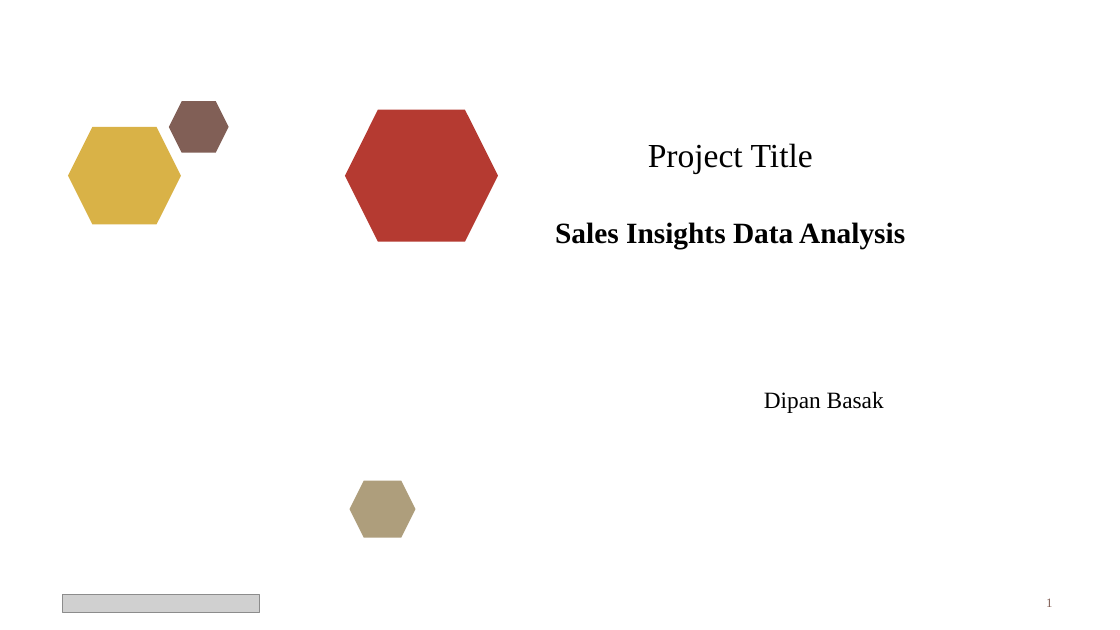
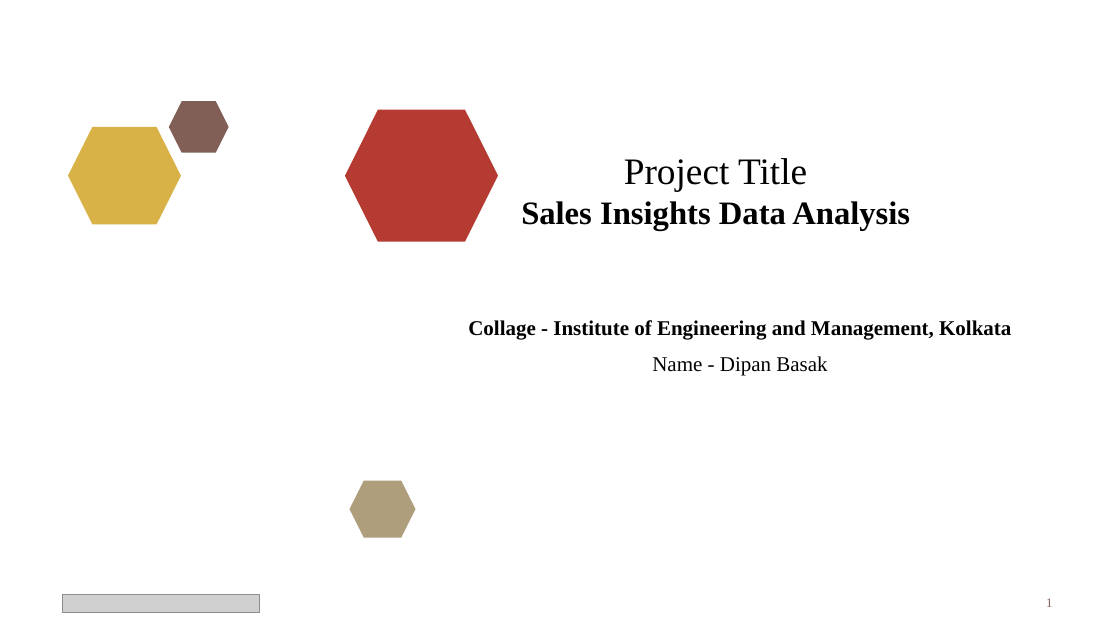
Before and after one commit to Dipan46/Sales-Insights-Data-Analysis-Project, a slide deck: slide 1 of PPT/Sales.pptx. Drawn at 1120x630 pixels with LibreOffice and Linux fonts; fonts in the diff are those of the drawing; grey boxes stand for pictures; background and template pictures are left out. Boxes give left, top, right and bottom in pixels: in the first picture for what was removed or moved away, otherwise in the second. Text is boxed around its words. In the diff, an @@ line names an element or a change of style, - is before the commit and + after.

```diff
--- a/PPT/Sales.pptx
+++ b/PPT/Sales.pptx
@@ title "Project Title Sales Insights Data ...": place and size @@
-title "Project Title Sales Insights Data ..." at [555,143,905,250]
+title "Project Title Sales Insights Data ..." at [521,158,910,231]
@@ title "Project Title Sales Insights Data ..." at [521,158,910,231]: size 28.8 to 32 pt in "Project Title"; size 25.2 to 28 pt in "Sales Insights Data Analysis" @@
@@ text at [468,320,1011,376]: text changed; size 20 to 18 pt; bold on @@
-Dipan Basak
+Collage - Institute of Engineering and Management, Kolkata
+Name - Dipan Basak
```
Also in this commit, not shown: 5 other slides changed.
